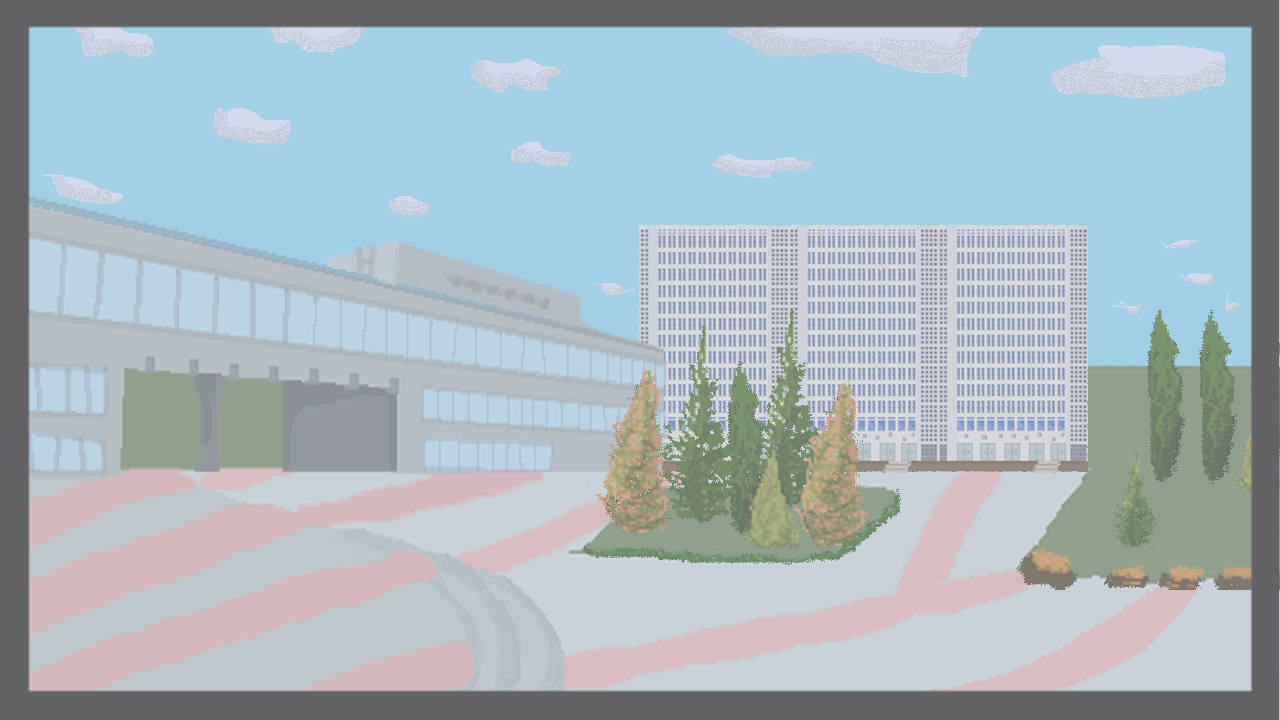
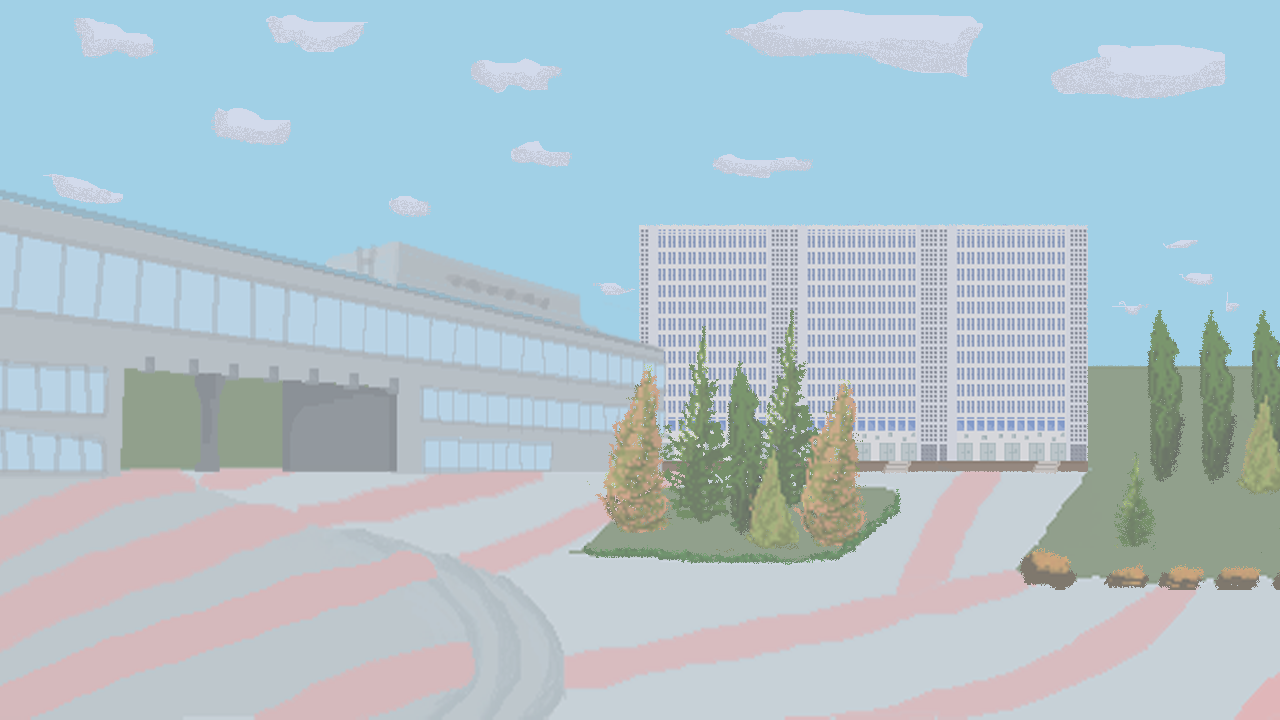
Layer changes from the first w=1280, h=720 image to the second:
hid "Слой 12" over left=0, top=0, right=1279, bottom=720
